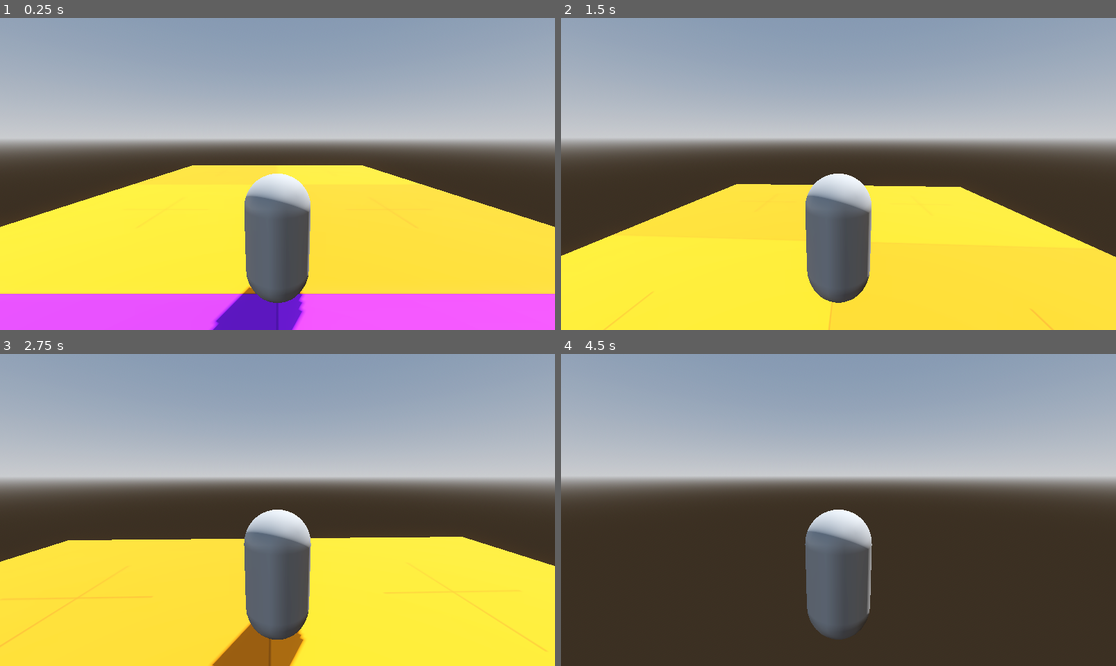
Above: before the commit, frames 1-4 (two rows, left to right).
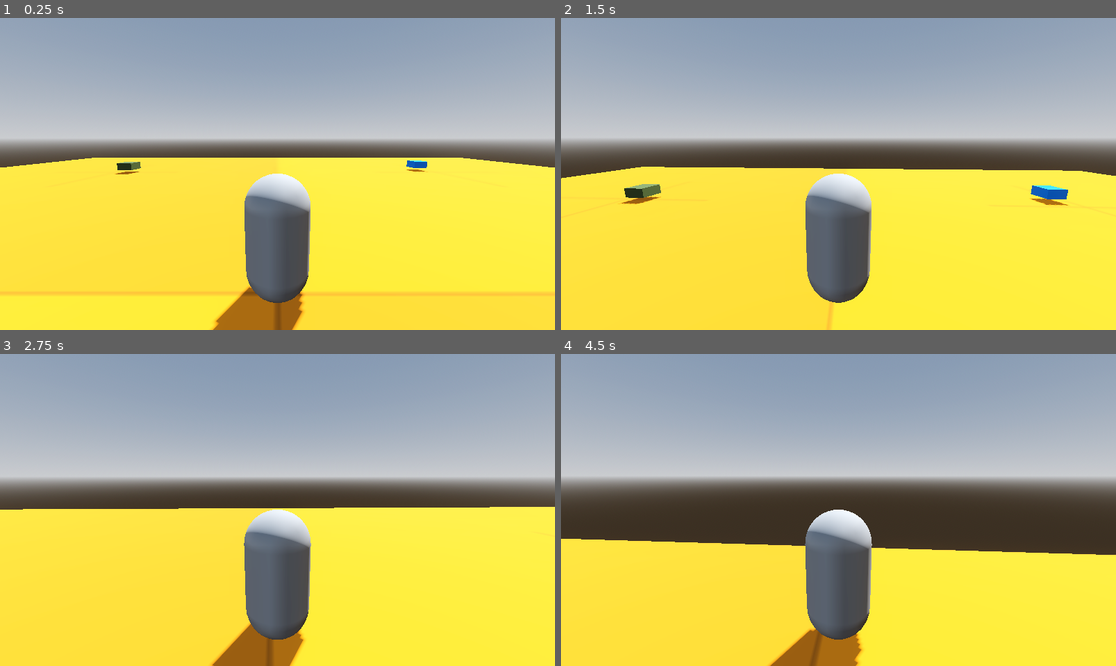
Above: after the commit, the same moments.

Repository: Ja-neh/Unravel
Game: Godot game, scene res://Scenes/World.tscn
The game is run twice, just before and just after one commit, with the same random seed, the same clock (stepped at 60 frames per second) and the same inputs.
Inputs (mouse positions are in pixels of both pictures, inside the frame that each line leads up to):
- Up to frame 1 (0.25 s): no input
- Up to frame 2 (1.5 s): tap Enter (ui_accept) at 0.5, 0.77 s; move the mouse to (866, 174) at 0.52 s; hold W (move_forward) from 0.53 s (still down); tap Ctrl (smash_ground) at 0.6, 1.35 s; move the mouse to (810, 174) at 1.27 s
- Up to frame 3 (2.75 s): keep holding W (move_forward); tap Enter (ui_accept) at 1.52 s; move the mouse to (288, 503) at 2.02 s; tap Ctrl (smash_ground) at 2.1 s
- Up to frame 4 (4.5 s): keep holding W (move_forward); move the mouse to (832, 516) at 2.77 s; tap Ctrl (smash_ground) at 2.85, 3.6, 4.35 s; tap Enter (ui_accept) at 3.02, 3.77 s; move the mouse to (877, 513) at 3.52 s; move the mouse to (794, 506) at 4.27 s

The runs differ from the first frame. In frame 1, 21% of the frame differs, in the area x 0-100%, y 44-100%; in frame 2, 12%; in frame 3, 10%; in frame 4, 35%, in the area x 0-100%, y 59-100%.
Error after the commit: Invalid type in function 'register_building' in base 'Node (manager_buildings.gd)'. The array of argument 2 (Array) does not have the same element type as the …

Commit message:
Components and Buildings
Needs and health components for living entities. Component for buildings that focuses on what a building offers. Basic code in place to simulate an entity going from building to building. Utility AI is the next step to handle decision making.

Diff:
--- /dev/null
+++ b/ComponentsEnitityObject/ComponentNeedFulfiller.tscn
@@ -0,0 +1,6 @@
+[gd_scene format=3 uid="uid://cyoitue5wr7bh"]
+
+[ext_resource type="Script" uid="uid://b7xjo58f27mm3" path="res://ComponentsEnitityObject/Scripts/component_need_fulfiller.gd" id="1_cilv0"]
+
+[node name="ComponentNeedFulfiller" type="Node" unique_id=1693086378]
+script = ExtResource("1_cilv0")
--- /dev/null
+++ b/ComponentsEnitityObject/Scripts/component_need_fulfiller.gd
@@ -0,0 +1,12 @@
+extends Node
+class_name ComponentNeedFulfiller
+
+@export var _fulfilled_needs : Dictionary = {}
+
+func _ready() -> void:
+	var building : Node3D = get_parent()
+	ManagerBuildings.register_building(building , _fulfilled_needs.keys())
+
+func _exit_tree() -> void:
+	var building : Node3D = get_parent()
+	ManagerBuildings.unregister_building(building, _fulfilled_needs.keys())
--- /dev/null
+++ b/ComponentsEnitityObject/Scripts/fulfill_hunger.gd
@@ -0,0 +1,7 @@
+extends Node
+class_name FulfillHunger
+
+const _HUNGER : String = "hunger"
+var need_type = _HUNGER
+
+@export var _fulfill_amount : int
--- /dev/null
+++ b/ComponentsEntityOrganism/ComponentHealth.tscn
@@ -0,0 +1,6 @@
+[gd_scene format=3 uid="uid://owpl8ctc7qcn"]
+
+[ext_resource type="Script" uid="uid://d4fjncpdd38yq" path="res://ComponentsEntityOrganism/Scripts/component_health.gd" id="1_whshp"]
+
+[node name="ComponentHealth" type="Node" unique_id=886863171]
+script = ExtResource("1_whshp")
--- /dev/null
+++ b/ComponentsEntityOrganism/ComponentNeeds.tscn
@@ -0,0 +1,6 @@
+[gd_scene format=3 uid="uid://c21vhpvohemno"]
+
+[ext_resource type="Script" uid="uid://fwy1wul8wuam" path="res://ComponentsEntityOrganism/Scripts/component_needs.gd" id="1_48rbs"]
+
+[node name="ComponentNeeds" type="Node" unique_id=1128031409]
+script = ExtResource("1_48rbs")
--- /dev/null
+++ b/ComponentsEntityOrganism/Scripts/component_health.gd
@@ -0,0 +1,21 @@
+extends Node
+class_name ComponentHealth
+
+signal died
+
+@export var _max_health : int
+var _current_health : int
+
+func _ready() -> void:
+	_current_health = _max_health
+
+func take_damage(damage : int) -> void:
+	_current_health -= damage
+	if _current_health < 0:
+		_current_health = 0
+		died.emit()
+
+func increase_health(amount : int) -> void:
+	_current_health += amount
+	if _current_health > _max_health:
+		_current_health = _max_health
--- /dev/null
+++ b/ComponentsEntityOrganism/Scripts/component_needs.gd
@@ -0,0 +1,43 @@
+extends Node
+class_name ComponentNeeds
+
+const _NEED_MIN_VALUE : int = -100
+const _NEED_MAX_VALUE : int = 100
+
+const _NEEDS = {
+	"HUNGER": "hunger",
+	"REST": "rest",
+	"FUN": "fun",
+	"SOCIAL": "social"
+}
+
+var _need_values: Dictionary = {
+	"hunger": 100,
+	"rest": 100,
+	"fun": 100,
+	"social": 100
+}
+
+@export var hunger_decay_rate: float = 1.0
+@export var rest_decay_rate: float = 0.5
+@export var fun_decay_rate: float = 0.8
+@export var social_decay_rate: float = 0.6
+
+func _ready() -> void:
+	ManagerGame.register_needs(self)
+
+func _exit_tree() -> void:
+	ManagerGame.unregister_needs(self)
+
+func update_decay(delta: float) -> void:
+	_modify_need("hunger", -hunger_decay_rate * delta)
+	_modify_need("rest", -rest_decay_rate * delta)
+	_modify_need("fun", -fun_decay_rate * delta)
+	_modify_need("social", -social_decay_rate * delta)
+
+func modify_need(need: String, amount: float) -> void:
+	_modify_need(need, amount)
+
+func _modify_need(need : String , amount : float) -> void:
+	var new_need_value : int = clamp(_need_values[need] + amount, _NEED_MIN_VALUE , _NEED_MAX_VALUE)
+	_need_values[need] = new_need_value
--- /dev/null
+++ b/EntityObject/House.tscn
@@ -0,0 +1,20 @@
+[gd_scene format=3 uid="uid://chjv0bk37ipd4"]
+
+[ext_resource type="PackedScene" uid="uid://cyoitue5wr7bh" path="res://ComponentsEnitityObject/ComponentNeedFulfiller.tscn" id="1_no8sa"]
+
+[sub_resource type="StandardMaterial3D" id="StandardMaterial3D_7046q"]
+albedo_color = Color(0, 0.5176471, 1, 1)
+
+[sub_resource type="BoxMesh" id="BoxMesh_q7786"]
+
+[node name="House" type="Node3D" unique_id=1373769726]
+
+[node name="MeshInstance3D" type="MeshInstance3D" parent="." unique_id=2065250180]
+transform = Transform3D(0.954, 0, 0, 0, 0.5, 0, 0, 0, 0.954, 0, 0, 0)
+material_override = SubResource("StandardMaterial3D_7046q")
+mesh = SubResource("BoxMesh_q7786")
+
+[node name="ComponentNeedFulfiller" parent="." unique_id=1693086378 instance=ExtResource("1_no8sa")]
+_fulfilled_needs = {
+"rest": 200
+}
--- /dev/null
+++ b/EntityObject/Saloon.tscn
@@ -0,0 +1,20 @@
+[gd_scene format=3 uid="uid://ci116i31553dh"]
+
+[ext_resource type="PackedScene" uid="uid://cyoitue5wr7bh" path="res://ComponentsEnitityObject/ComponentNeedFulfiller.tscn" id="1_keuoo"]
+
+[sub_resource type="StandardMaterial3D" id="StandardMaterial3D_hrpn6"]
+albedo_color = Color(1, 0.35686275, 0.3529412, 1)
+
+[sub_resource type="BoxMesh" id="BoxMesh_1iffs"]
+
+[node name="Saloon" type="Node3D" unique_id=326167469]
+
+[node name="MeshInstance3D" type="MeshInstance3D" parent="." unique_id=1771044360]
+transform = Transform3D(1, 0, 0, 0, 0.5, 0, 0, 0, 1, 0, 0, 0)
+material_override = SubResource("StandardMaterial3D_hrpn6")
+mesh = SubResource("BoxMesh_1iffs")
+
+[node name="ComponentNeedFulfiller" parent="." unique_id=1693086378 instance=ExtResource("1_keuoo")]
+_fulfilled_needs = {
+"hunger": 120
+}
--- /dev/null
+++ b/EntityObject/SocialHub.tscn
@@ -0,0 +1,20 @@
+[gd_scene format=3 uid="uid://cjotxw4apxt8x"]
+
+[ext_resource type="PackedScene" uid="uid://cyoitue5wr7bh" path="res://ComponentsEnitityObject/ComponentNeedFulfiller.tscn" id="1_ob0p8"]
+
+[sub_resource type="StandardMaterial3D" id="StandardMaterial3D_ovees"]
+albedo_color = Color(1, 1, 0.30588236, 1)
+
+[sub_resource type="BoxMesh" id="BoxMesh_3oewr"]
+
+[node name="SocialHub" type="Node3D" unique_id=217565165]
+
+[node name="MeshInstance3D" type="MeshInstance3D" parent="." unique_id=2045479644]
+transform = Transform3D(1, 0, 0, 0, 0.5, 0, 0, 0, 1, 0, 0, 0)
+material_override = SubResource("StandardMaterial3D_ovees")
+mesh = SubResource("BoxMesh_3oewr")
+
+[node name="ComponentNeedFulfiller" parent="." unique_id=1693086378 instance=ExtResource("1_ob0p8")]
+_fulfilled_needs = {
+"social": 80
+}
--- /dev/null
+++ b/EntityObject/Tavern.tscn
@@ -0,0 +1,20 @@
+[gd_scene format=3 uid="uid://bjccdh4aav08b"]
+
+[ext_resource type="PackedScene" uid="uid://cyoitue5wr7bh" path="res://ComponentsEnitityObject/ComponentNeedFulfiller.tscn" id="1_gav34"]
+
+[sub_resource type="StandardMaterial3D" id="StandardMaterial3D_cps6u"]
+albedo_color = Color(0.26666668, 0.32941177, 0.18039216, 1)
+
+[sub_resource type="BoxMesh" id="BoxMesh_4tnou"]
+
+[node name="Tavern" type="Node3D" unique_id=999872177]
+
+[node name="MeshInstance3D" type="MeshInstance3D" parent="." unique_id=528985130]
+transform = Transform3D(1, 0, 0, 0, 0.5, 0, 0, 0, 1, 0, 0, 0)
+material_override = SubResource("StandardMaterial3D_cps6u")
+mesh = SubResource("BoxMesh_4tnou")
+
+[node name="ComponentNeedFulfiller" parent="." unique_id=1693086378 instance=ExtResource("1_gav34")]
+_fulfilled_needs = {
+"fun": 150
+}
--- /dev/null
+++ b/EntityOrganism/EntityHero.tscn
@@ -0,0 +1,15 @@
+[gd_scene format=3 uid="uid://d2sjpdxsuihja"]
+
+[ext_resource type="Script" uid="uid://nw3auqcgnavi" path="res://EntityOrganism/Scripts/entity_hero.gd" id="1_ueewo"]
+
+[sub_resource type="StandardMaterial3D" id="StandardMaterial3D_ypo35"]
+albedo_color = Color(0.2627451, 0.4745098, 0.8980392, 1)
+
+[sub_resource type="CapsuleMesh" id="CapsuleMesh_2xeht"]
+
+[node name="EntityHero" type="Node3D" unique_id=398184550]
+script = ExtResource("1_ueewo")
+
+[node name="MeshInstance3D" type="MeshInstance3D" parent="." unique_id=1838712666]
+material_override = SubResource("StandardMaterial3D_ypo35")
+mesh = SubResource("CapsuleMesh_2xeht")
--- /dev/null
+++ b/EntityOrganism/Scripts/entity_hero.gd
@@ -0,0 +1,11 @@
+extends Node3D
+class_name EntityHero
+
+@onready var _component_health = $ComponentHealth
+@onready var _component_needs = $ComponentNeeds
+
+func _ready():
+	_component_health.died.connect(_entity_died)
+
+func _entity_died():
+	queue_free()
--- /dev/null
+++ b/Managers/manager_buildings.gd
@@ -0,0 +1,31 @@
+extends Node
+
+var _buildings_by_needs : Dictionary = {}
+
+func register_building(building : Node3D, needs : Array[String]) -> void:
+	for need in needs:
+		if not _buildings_by_needs.has(need):
+			_buildings_by_needs[need] = []
+
+		if building not in _buildings_by_needs[need]:
+			_buildings_by_needs[need].append(building)
+
+func unregister_building(building: Node3D, needs : Array[String]) -> void:
+	for need in needs:
+		if _buildings_by_needs[need].has(building):
+			_buildings_by_needs[need].erase(building)
+		if _buildings_by_needs[need].is_empty():
+			_buildings_by_needs.erase(need)
+
+func find_nearest_fulfiller(entity_position : Vector3, need : String) -> Node3D:
+	var closest_fulfiller : Node3D
+	var shortest_distance : float = INF
+
+	var current_distance : float
+	for fulfiller in _buildings_by_needs[need]:
+		current_distance = entity_position.distance_squared_to(fulfiller.global_position)
+		if current_distance < shortest_distance:
+			shortest_distance = current_distance
+			closest_fulfiller = fulfiller
+
+	return closest_fulfiller
--- /dev/null
+++ b/Managers/manager_game.gd
@@ -0,0 +1,14 @@
+extends Node
+
+var _needs_components: Array[ComponentNeeds] = []
+
+func register_needs(needs: ComponentNeeds):
+	if needs not in _needs_components:
+		_needs_components.append(needs)
+
+func unregister_needs(needs: ComponentNeeds):
+	_needs_components.erase(needs)
+
+func _process(delta: float):
+	for needs in _needs_components:
+		needs.update_decay(delta)
--- a/Scenes/World.tscn
+++ b/Scenes/World.tscn
@@ -1,56 +1,12 @@
 [gd_scene format=3 uid="uid://cxp1i51clxbbq"]
 
+[ext_resource type="Script" uid="uid://db511qcgvtkh3" path="res://Scripts/world.gd" id="1_y7y61"]
 [ext_resource type="Texture2D" uid="uid://c1awgoosr5lls" path="res://PNG/Orange/texture_10.png" id="2_p70al"]
-[ext_resource type="Texture2D" uid="uid://bxrhr8oic47qc" path="res://PNG/Purple/texture_10.png" id="3_45d1s"]
+[ext_resource type="PackedScene" uid="uid://chjv0bk37ipd4" path="res://EntityObject/House.tscn" id="3_45d1s"]
 [ext_resource type="PackedScene" uid="uid://by1c53yb2eg5r" path="res://Scenes/Player.tscn" id="4_gjpho"]
-
-[sub_resource type="GDScript" id="GDScript_5nsto"]
-script/source = "extends Node3D
-
-signal hero_count_update
-
-var heroes : Array
-var demon : CharacterBody3D
-
-# Called when the node enters the scene tree for the first time.
-func _ready() -> void:
-	pass # Replace with function body.
-
-
-# Called every frame. 'delta' is the elapsed time since the previous frame.
-func _process(delta: float) -> void:
-	pass
-
-
-func _on_node_3d_2_advance_world() -> void:
-	for hero in heroes:
-		hero.decide()
-
-	var demon_alive : int
-	if demon != null:
-		demon.fight()
-		demon_alive = 1
-	else:
-		demon_alive = 0
-
-	hero_count_update.emit( heroes.size(), demon_alive)
-
-	print(\"AFTER UPDATE\")
-	if demon != null:
-		print(demon)
-		print(\"health : %s\" % demon.health)
-	for hero in heroes:
-		print(hero)
-		print(\"health : %s ; level : %s\" % [hero.health, hero.level])
-		print(\"attack : %s ; defence : %s\" % [hero.stats.attack, hero.stats.defense])
-		print(\"cowardly : %s ; lazy : %s ; curious : %s\" % [hero.traits.cowardly, hero.traits.lazy, hero.traits.curious])
-	print(\"\")
-	print(\"#########################################################################################\")
-
-func _on_world_update_world_on_npcs(tdemon, theroes) -> void:
-	demon = tdemon
-	heroes = theroes
-"
+[ext_resource type="PackedScene" uid="uid://ci116i31553dh" path="res://EntityObject/Saloon.tscn" id="4_y7y61"]
+[ext_resource type="PackedScene" uid="uid://bjccdh4aav08b" path="res://EntityObject/Tavern.tscn" id="5_q2d71"]
+[ext_resource type="PackedScene" uid="uid://cjotxw4apxt8x" path="res://EntityObject/SocialHub.tscn" id="6_uo7di"]
 
 [sub_resource type="ProceduralSkyMaterial" id="ProceduralSkyMaterial_q2d71"]
 sky_horizon_color = Color(0.66224277, 0.6717428, 0.6867428, 1)
@@ -68,11 +24,8 @@
 [sub_resource type="StandardMaterial3D" id="StandardMaterial3D_ti1bm"]
 albedo_texture = ExtResource("2_p70al")
 
-[sub_resource type="StandardMaterial3D" id="StandardMaterial3D_op4cu"]
-albedo_texture = ExtResource("3_45d1s")
-
 [node name="World" type="Node3D" unique_id=1511184333]
-script = SubResource("GDScript_5nsto")
+script = ExtResource("1_y7y61")
 
 [node name="WorldEnvironment" type="WorldEnvironment" parent="." unique_id=36298527]
 environment = SubResource("Environment_kn06e")
@@ -82,18 +35,22 @@
 shadow_enabled = true
 
 [node name="Desert" type="CSGBox3D" parent="." unique_id=2118615767]
-transform = Transform3D(1, 0, 0, 0, 1, 0, 0, 0, 1, 0, 0, -8)
+transform = Transform3D(3, 0, 0, 0, 1, 0, 0, 0, 1.5, 0, 0, 0)
 use_collision = true
-size = Vector3(16, 1, 16)
+size = Vector3(16, 1, 32)
 material = SubResource("StandardMaterial3D_ti1bm")
-
-[node name="Minerals" type="CSGBox3D" parent="." unique_id=1225321516]
-transform = Transform3D(1, 0, 0, 0, 1, 0, 0, 0, 1, 0, 0, 8)
-use_collision = true
-size = Vector3(16, 1, 16)
-material = SubResource("StandardMaterial3D_op4cu")
 
 [node name="Node3D2" parent="." unique_id=1023616631 instance=ExtResource("4_gjpho")]
 transform = Transform3D(1, 0, 0, 0, 1, 0, 0, 0, 1, 0, 2, 0)
 
-[connection signal="hero_count_update" from="." to="Node3D2" method="_on_node_3d_hero_count_update"]
+[node name="House" parent="." unique_id=1373769726 instance=ExtResource("3_45d1s")]
+transform = Transform3D(1, 0, 0, 0, 1, 0, 0, 0, 1, 11, 1, -13)
+
+[node name="Saloon" parent="." unique_id=326167469 instance=ExtResource("4_y7y61")]
+transform = Transform3D(1, 0, 0, 0, 1, 0, 0, 0, 1, 11, 1, 12)
+
+[node name="Tavern" parent="." unique_id=999872177 instance=ExtResource("5_q2d71")]
+transform = Transform3D(1, 0, 0, 0, 1, 0, 0, 0, 1, -11, 1, -12)
+
+[node name="SocialHub" parent="." unique_id=217565165 instance=ExtResource("6_uo7di")]
+transform = Transform3D(1, 0, 0, 0, 1, 0, 0, 0, 1, -14, 1, 11)
--- a/Scripts/ComponentHealth.gd
+++ /dev/null
@@ -1,16 +0,0 @@
-extends Node
-class_name ComponentHealth
-
-signal died
-
-@export var max_health : int
-var current_health : int
-
-func _ready():
-	current_health = max_health
-
-func _take_damage(damage : int):
-	current_health -= damage
-	if current_health < 0:
-		current_health = 0
-		died.emit()
--- a/Scripts/ComponentNeeds.gd
+++ /dev/null
@@ -1,20 +0,0 @@
-extends Node
-class_name ComponentNeeds
-
-const NEEDS = {
-	"HUNGER": "hunger",
-	"REST": "rest",
-	"FUN": "fun",
-	"SOCIAL": "social"
-}
-
-var need_values: Dictionary = {
-	"hunger": 100,
-	"rest": 100,
-	"fun": 100,
-	"social": 100
-}
-
-func _modify_need(need : String , amount : int):
-	var new_need_value : int = clamp(need_values[need] + amount, -100 , 100)
-	need_values[need] = new_need_value
--- a/Scripts/EntityHero.gd
+++ /dev/null
@@ -1,11 +0,0 @@
-extends Node
-class_name EntityHero
-
-@onready var component_health = $ComponentHealth
-@onready var component_needs = $Component_needs
-
-func _ready():
-	component_health.died.connect(_entity_died)
-
-func _entity_died():
-	queue_free()
--- a/new_script.gd
+++ b/Scripts/world.gd
@@ -1,11 +1,11 @@
-extends Node
+extends Node3D
 
 
 # Called when the node enters the scene tree for the first time.
-func _ready():
+func _ready() -> void:
 	pass # Replace with function body.
 
 
 # Called every frame. 'delta' is the elapsed time since the previous frame.
-func _process(delta):
+func _process(delta: float) -> void:
 	pass
--- a/project.godot
+++ b/project.godot
@@ -14,6 +14,11 @@
 run/main_scene="uid://cxp1i51clxbbq"
 config/features=PackedStringArray("4.6", "Forward Plus")
 config/icon="res://icon.svg"
+
+[autoload]
+
+ManagerGame="*uid://dv3nrls1qhuar"
+ManagerBuildings="*uid://bmxism2tmbrx7"
 
 [input]
 
Not shown, added: ComponentsEnitityObject/Scripts/component_need_fulfiller.gd.uid
Not shown, added: ComponentsEnitityObject/Scripts/fulfill_hunger.gd.uid
Renamed: Scripts/ComponentHealth.gd.uid -> ComponentsEntityOrganism/Scripts/component_health.gd.uid
Renamed: Scripts/ComponentNeeds.gd.uid -> ComponentsEntityOrganism/Scripts/component_needs.gd.uid
Renamed: Scripts/ComponetGoals.gd -> ComponentsEntityOrganism/Scripts/componet_goals.gd
Renamed: Scripts/ComponetGoals.gd.uid -> ComponentsEntityOrganism/Scripts/componet_goals.gd.uid
Renamed: Scripts/EntityHero.gd.uid -> EntityOrganism/Scripts/entity_hero.gd.uid
Not shown, added: Managers/manager_buildings.gd.uid
Not shown, added: Managers/manager_game.gd.uid
Not shown, added: Scripts/world.gd.uid
Not shown, removed: new_script.gd.uid
